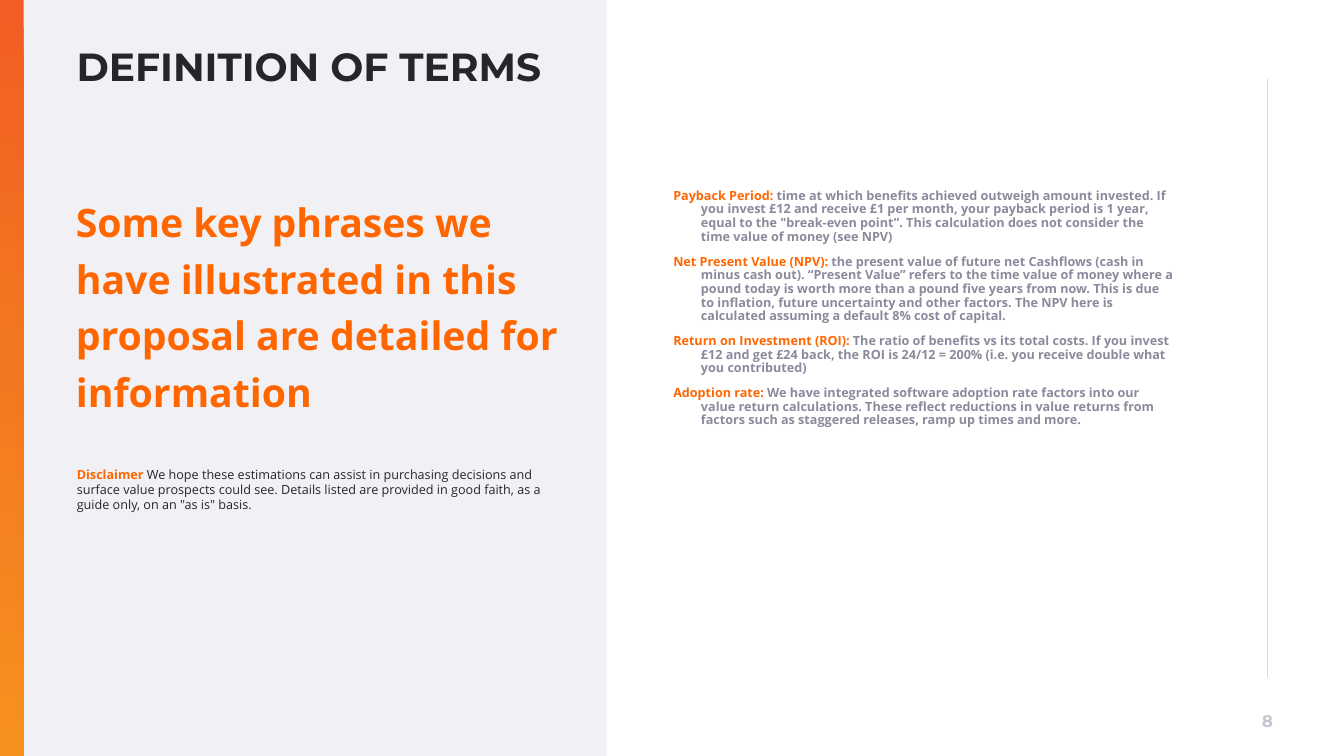
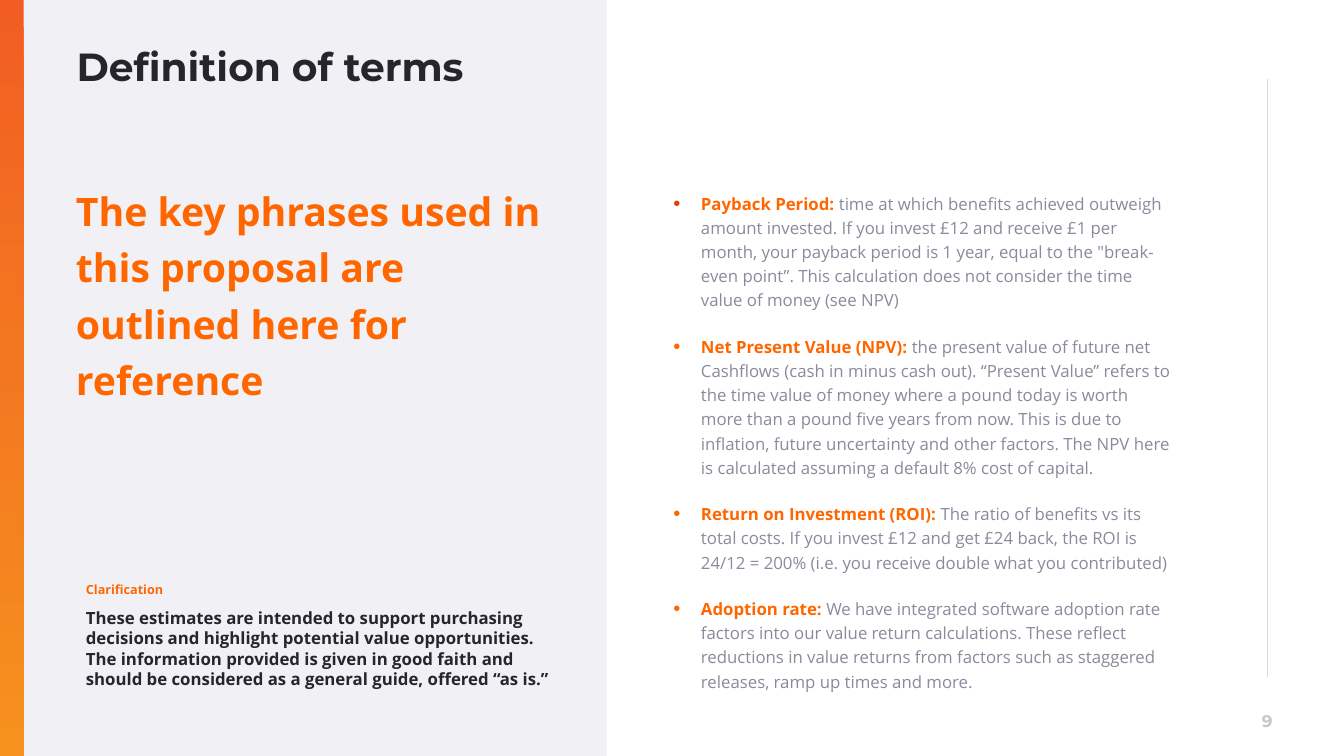
Before and after one commit to muratozdemirpiblo/ppt-api, a slide deck: slide 9 of output.pptx (slide 8 before the commit). Drawn at 1344x756 pixels with LibreOffice and Linux fonts; fonts in the diff are those of the drawing; background and template pictures are left out. Boxes give left, top, right and bottom in pixels: in the first picture for what was removed or moved away, otherwise in the second. Text is boxed around its words. In the diff, an @@ line names an element or a change of style, - is before the commit and + after.

```diff
--- a/output.pptx
+++ b/output.pptx
@@ title at [77,50,464,82]: text changed @@
-DEFINITION OF TERMS
+Definition of terms
@@ text at [76,196,541,396]: text changed @@
-Some key phrases we have illustrated in this proposal are detailed for
-information
+The key phrases used in this proposal are outlined here for reference
@@ text "Payback Period: time at which ..." at [701,197,1170,692]: size 9 to 12 pt, bold off; bullet none to •; line spacing 0.9 to 1.2; more space between paragraphs @@
@@ text removed at [77,469,541,512] @@
-Disclaimer We hope these estimations can assist in purchasing decisions and surface value prospects could see. Details listed are provided in good faith, as a guide only, on an "as is" basis.
@@ text added at [86,584,549,689], 12 pt, text #25252C, bold @@
+Clarification
+These estimates are intended to support purchasing decisions and highlight potential value opportunities. The information provided is given in good faith and should be considered as a general guide, offered “as is.”
```
Also in this commit, not shown: 7 other slides changed, 3 slides added, 1 slide removed, 6 other files.
